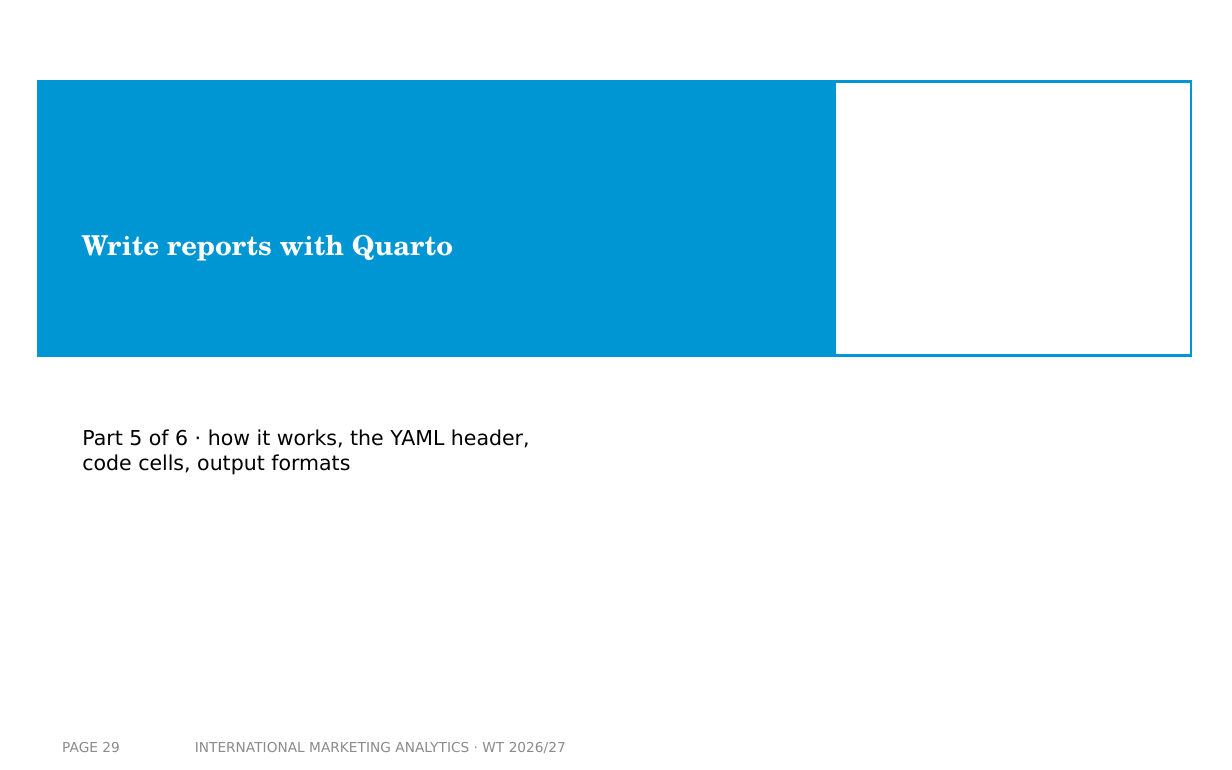
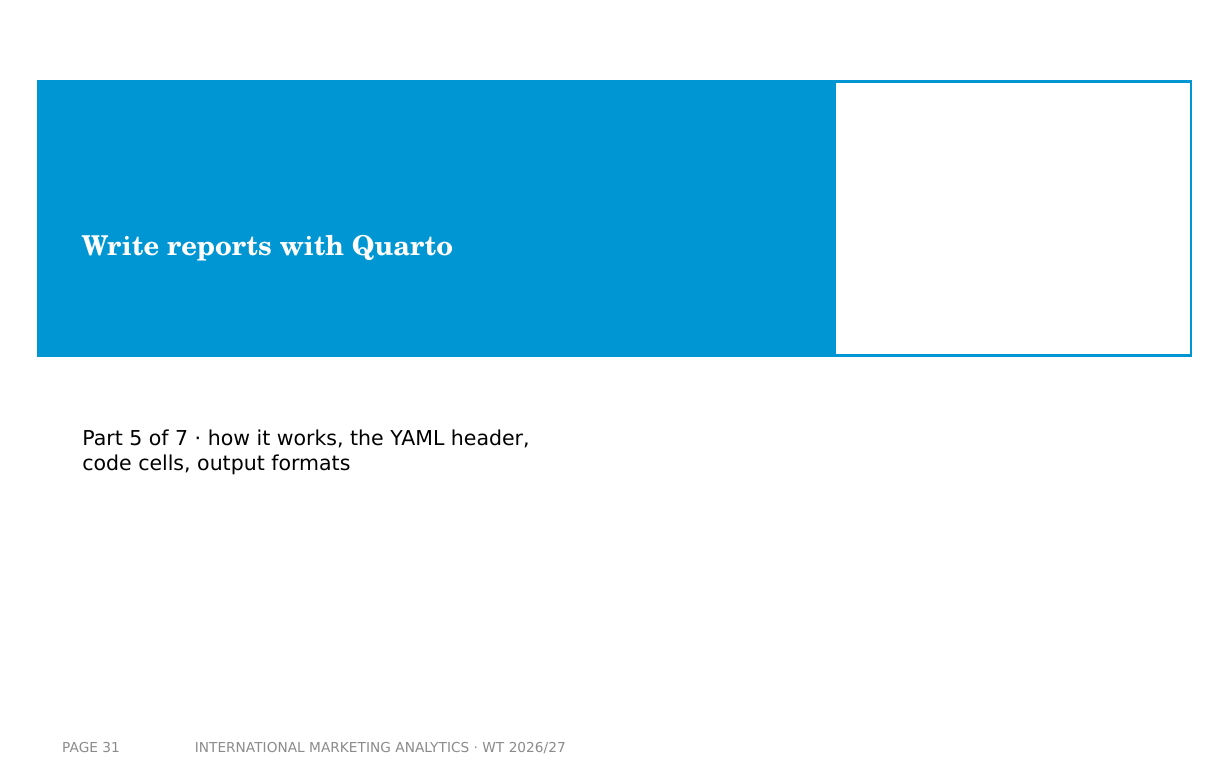
Before and after one commit to arnefloh-wu/International-Marketing-Analytics, a slide deck: slide 31 of slides/01a_setup-and-registration_WT26-27.pptx (slide 29 before the commit). Drawn at 1232x770 pixels with LibreOffice and Linux fonts; fonts in the diff are those of the drawing; background and template pictures are left out. Boxes give left, top, right and bottom in pixels: in the first picture for what was removed or moved away, otherwise in the second. Text is boxed around its words. In the diff, an @@ line names an element or a change of style, - is before the commit and + after.

```diff
--- a/slides/01a_setup-and-registration_WT26-27.pptx
+++ b/slides/01a_setup-and-registration_WT26-27.pptx
@@ text at (82, 429, 530, 475): text changed @@
-Part 5 of 6 · how it works, the YAML header, code cells, output formats
+Part 5 of 7 · how it works, the YAML header, code cells, output formats
@@ page number at (62, 742, 119, 752): text changed @@
-PAGE 29
+PAGE 31
```
Also in this commit, not shown: 6 other slides changed, 5 slides added, 4 other files.
